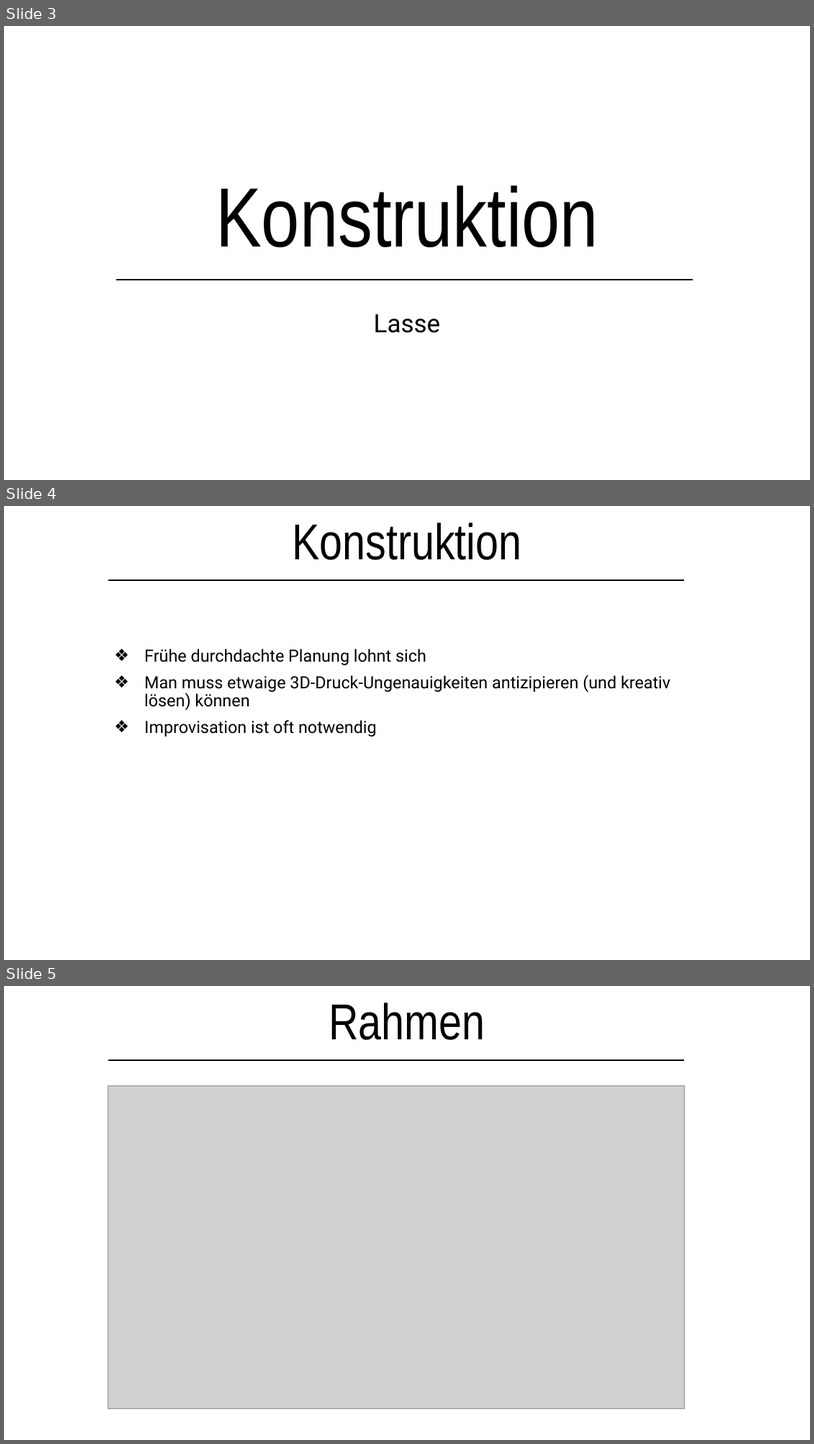
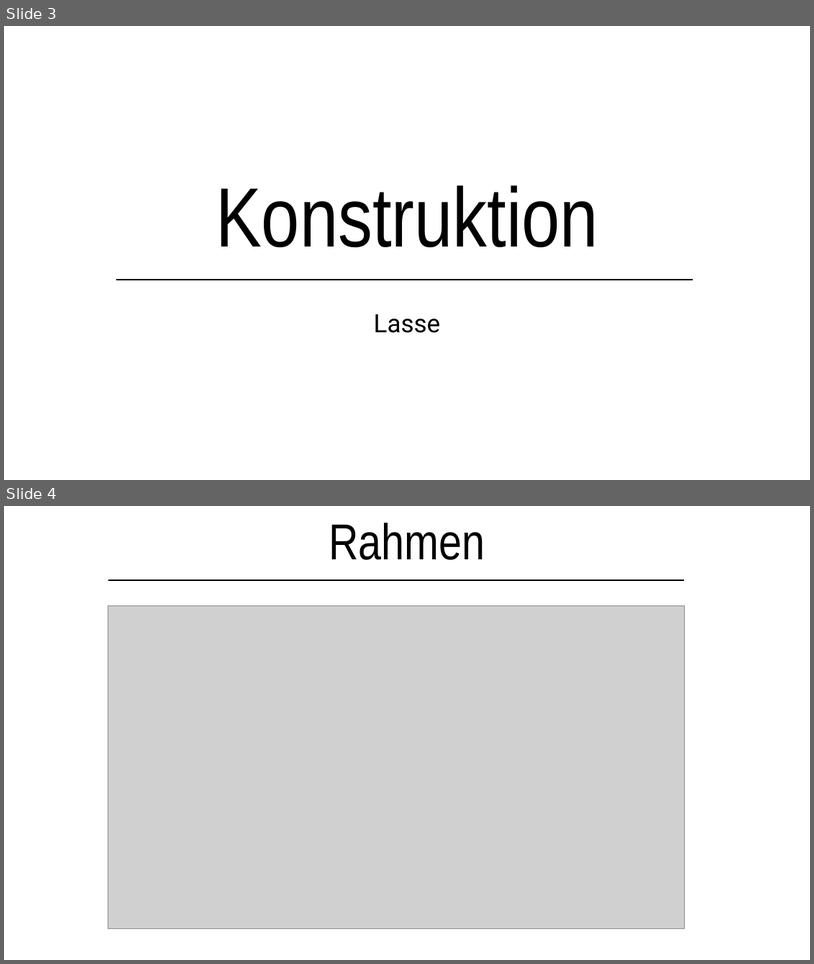
Before and after one commit to lsswchmnn/tank, a slide deck: Präsentation/Kettenfahrzeug.pptx. Shown one above the other, each under a label of ours: slides 3, 4 and 5 before the commit, slides 3 and 4 after it. The pictures are 814x1444 and 814x964 pixels, drawn with LibreOffice and Linux fonts; fonts in the diff are those of the drawing; grey boxes stand for pictures. Boxes give left, top, right and bottom in pixels: in the first picture for what was removed or moved away, otherwise in the second. Text is boxed around its words. In the diff, an @@ line names an element or a change of style, - is before the commit and + after.

```diff
--- a/Präsentation/Kettenfahrzeug.pptx
+++ b/Präsentation/Kettenfahrzeug.pptx
@@ slide 4 removed at bbox=[4, 506, 810, 960], background #FFFFFF @@
@@ text removed at bbox=[292, 523, 522, 560] @@
-Konstruktion
@@ line removed from (108, 580) to (684, 580) @@
@@ subtitle removed at bbox=[144, 649, 671, 736] @@
-❖ Frühe durchdachte Planung lohnt sich
-❖ Man muss etwaige 3D-Druck-Ungenauigkeiten antizipieren (und kreativ lösen) können
-❖ Improvisation ist oft notwendig
@@ what was slide 5 is now slide 4 @@
```
Also in this commit, not shown: 1 slide changed, 3 slides added.
